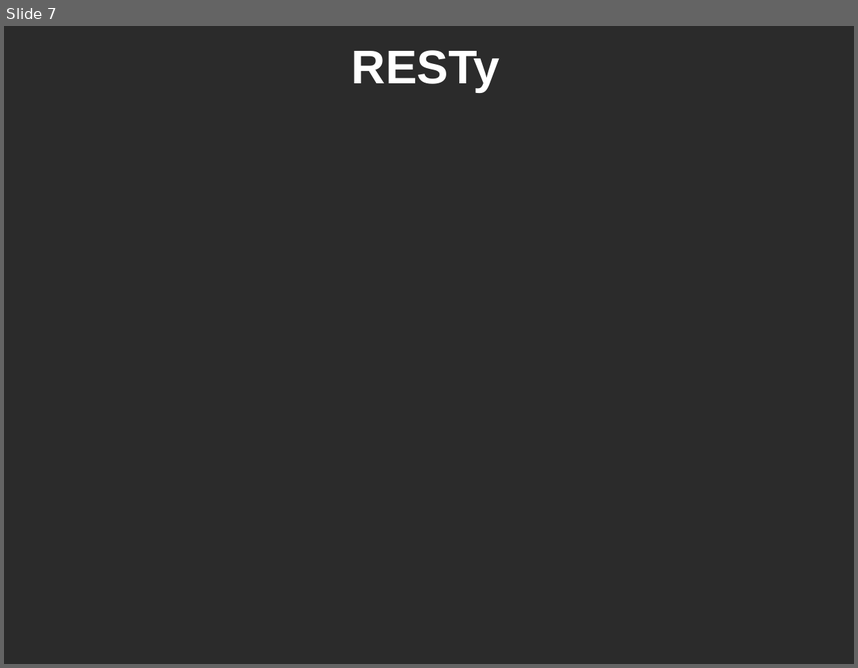
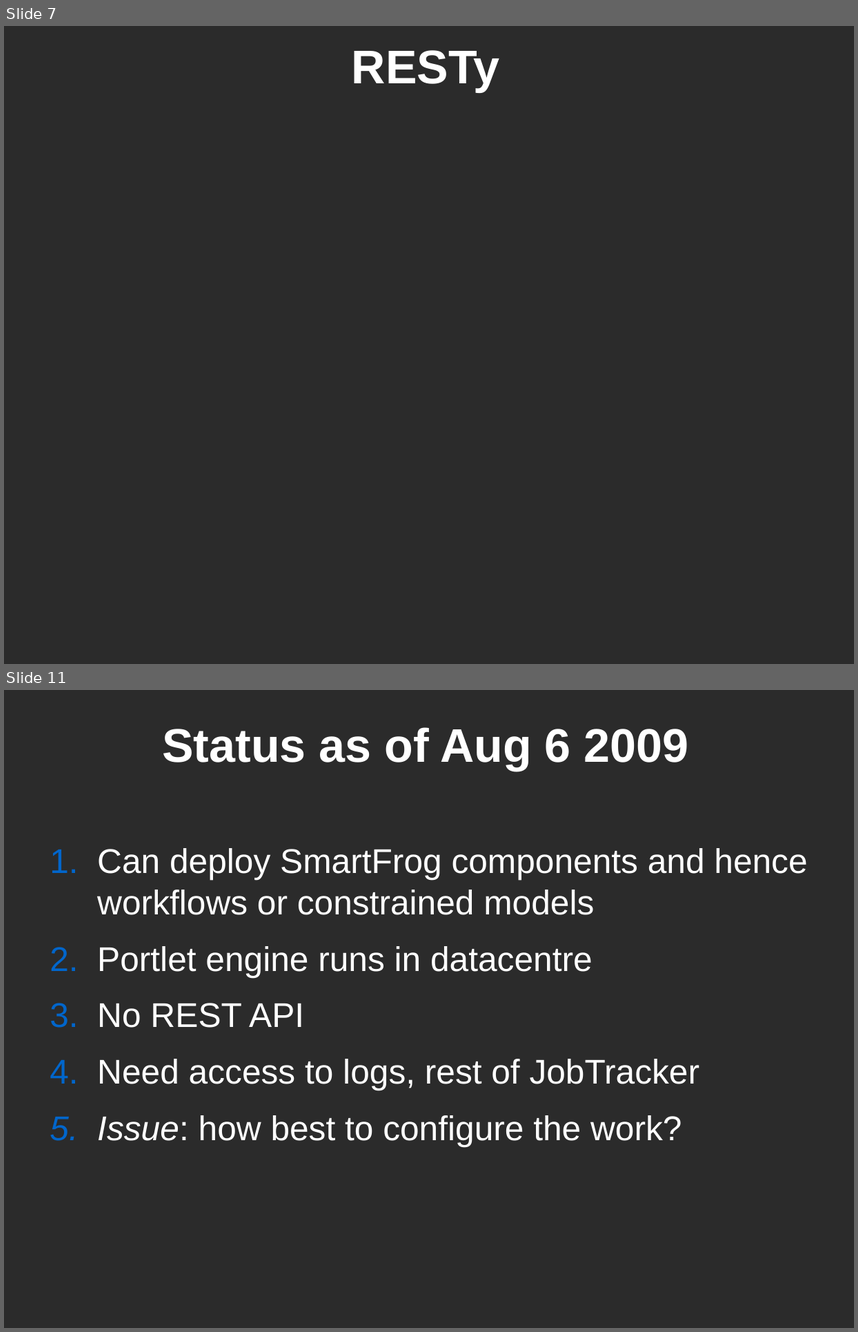
Before and after one commit to rhusar/smartfrog, a slide deck: core/components/hadoop/doc/workshop/mombasa.odp. Shown one above the other, each under a label of ours: slide 7 before the commit, slides 7 and 11 after it; the slides between them are not shown. The pictures are 858x668 and 858x1332 pixels, drawn with LibreOffice and Linux fonts; fonts in the diff are those of the drawing; background and template pictures are left out; a plain dark background stands for a picture behind light text. Boxes give left, top, right and bottom in pixels: in the first picture for what was removed or moved away, otherwise in the second. Text is boxed around its words. In the diff, an @@ line names an element or a change of style, - is before the commit and + after.

```diff
--- a/core/components/hadoop/doc/workshop/mombasa.odp
+++ b/core/components/hadoop/doc/workshop/mombasa.odp
@@ slide 11 added at [4,690,854,1328], background picture (left out) @@
@@ title added at [162,727,689,771], 44 pt, text #FFFFFF, bold @@
+Status as of Aug 6 2009
@@ text added at [97,848,807,1146], 32 pt, text #FFFFFF @@
+1. Can deploy SmartFrog components and hence workflows or constrained models
+2. Portlet engine runs in datacentre
+3. No REST API
+4. Need access to logs, rest of JobTracker
+5. Issue: how best to configure the work?
```
Also in this commit, not shown: 7 slides changed, 1 other slide added, 1 slide removed.
